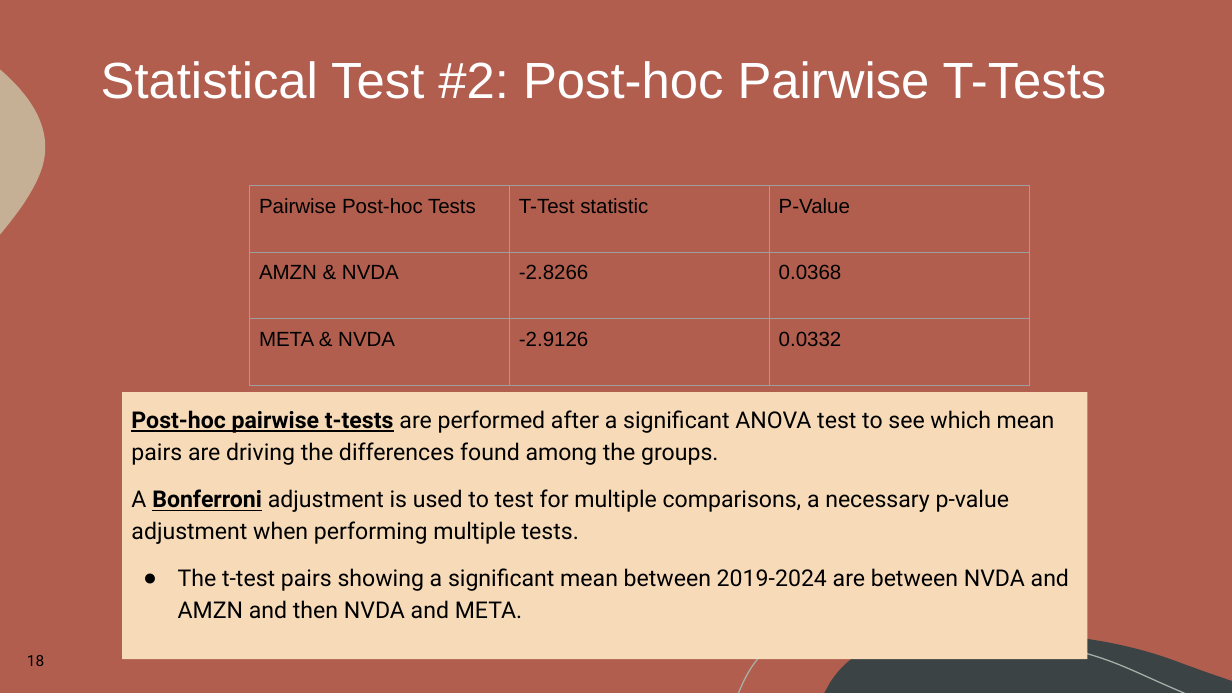
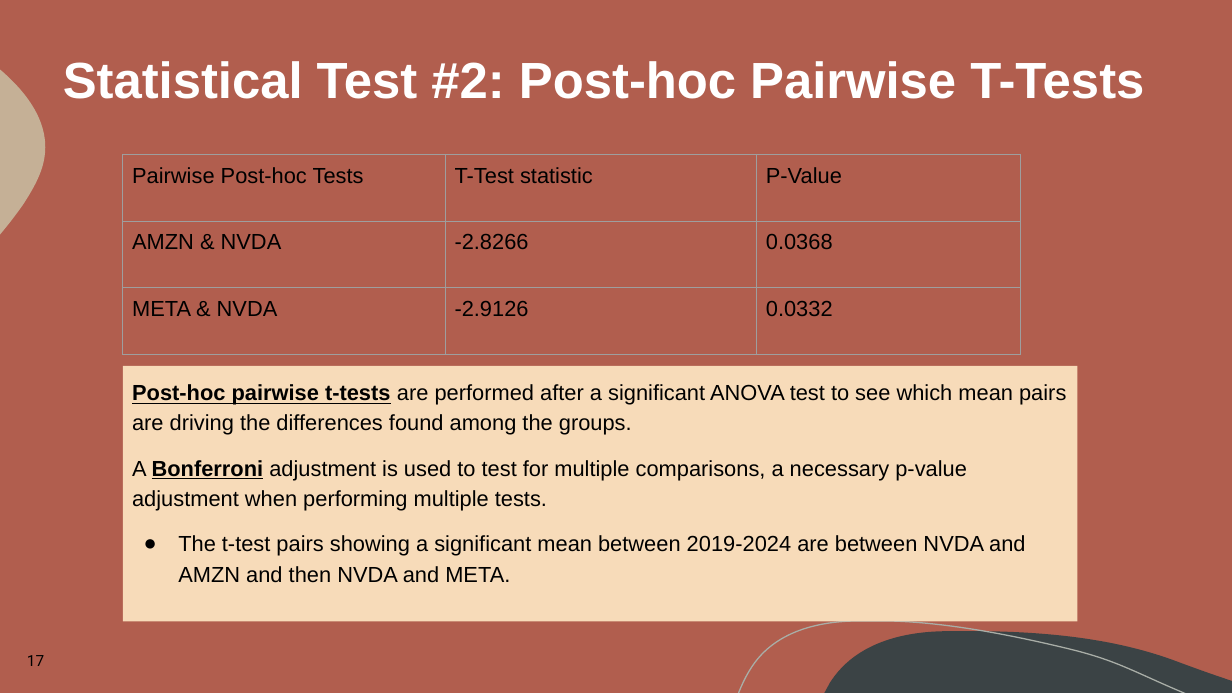
Before and after one commit to LegallyNotBlonde/Project-1, a slide deck: slide 17 of AIStocksProject/Presentation_Tech_Giants_Face_Off.pptx (slide 18 before the commit). Drawn at 1232x693 pixels with LibreOffice and Linux fonts; fonts in the diff are those of the drawing. Boxes give left, top, right and bottom in pixels: in the first picture for what was removed or moved away, otherwise in the second. Text is boxed around its words. In the diff, an @@ line names an element or a change of style, - is before the commit and + after.

```diff
--- a/AIStocksProject/Presentation_Tech_Giants_Face_Off.pptx
+++ b/AIStocksProject/Presentation_Tech_Giants_Face_Off.pptx
@@ title "Statistical Test #2: Post-hoc Pairwise ...": place and size @@
-title "Statistical Test #2: Post-hoc Pairwise ..." at (101, 61, 1107, 99)
+title "Statistical Test #2: Post-hoc Pairwise ..." at (63, 61, 1144, 99)
@@ title "Statistical Test #2: Post-hoc Pairwise ..." at (63, 61, 1144, 99): bold on @@
@@ table at (123, 154, 1020, 355) @@
@@ size 16 to 17 pt @@
@@ table: place and size @@
-table at (250, 186, 1029, 386)
+table at (123, 154, 1020, 355)
@@ rectangle "Post-hoc pairwise t-tests are performed ...": place and size @@
-rectangle "Post-hoc pairwise t-tests are performed ..." at (122, 393, 1088, 660)
+rectangle "Post-hoc pairwise t-tests are performed ..." at (123, 366, 1078, 621)
@@ rectangle "Post-hoc pairwise t-tests are performed ..." at (123, 366, 1078, 621): size 18 to 17 pt, font Roboto to Arial @@
@@ page number at (27, 655, 44, 666): text changed @@
-18
+17
```
Also in this commit, not shown: 14 other slides changed, 4 slides added, 9 slides removed, 1 other file.
